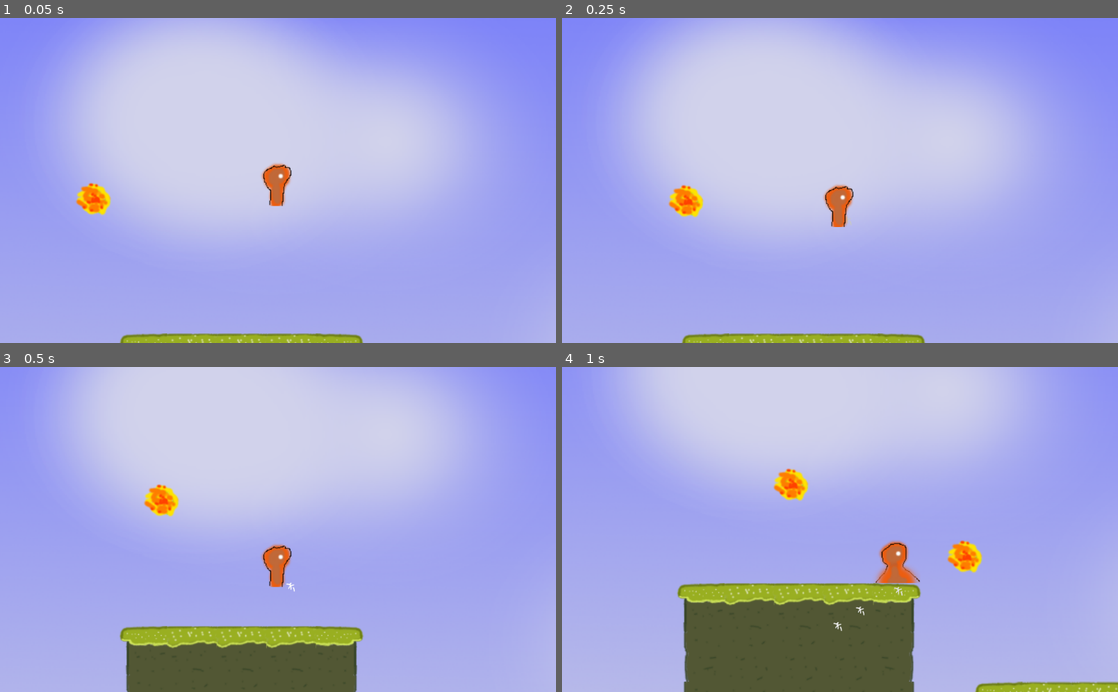
Above: before the commit, frames 1-4 (two rows, left to right).
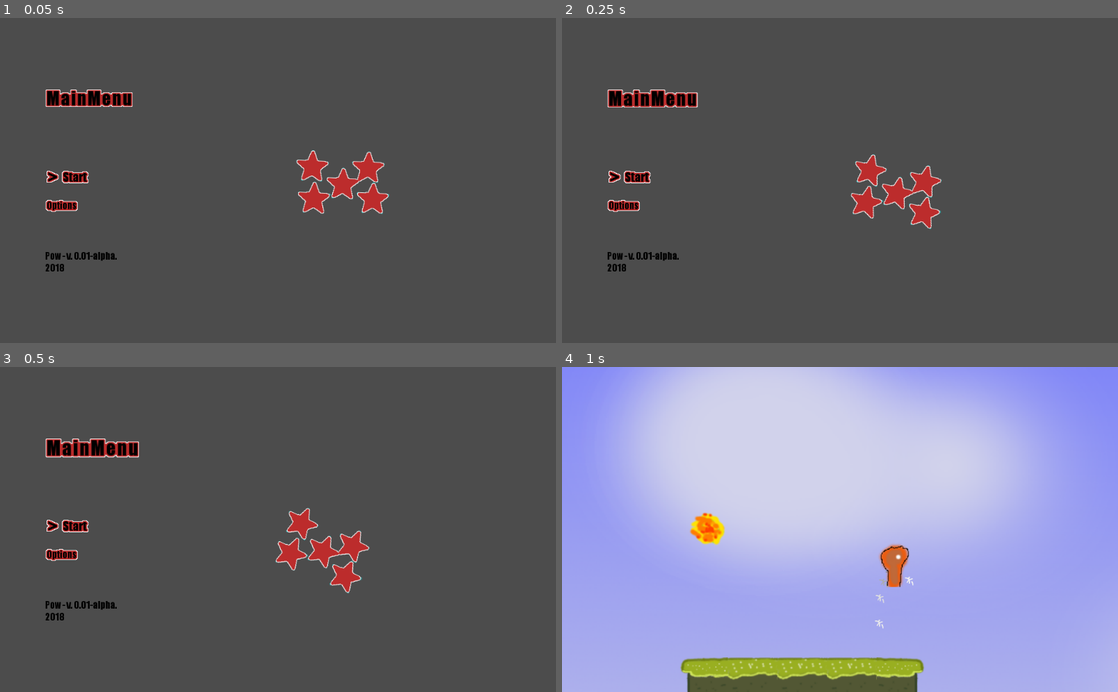
Above: after the commit, the same moments.

Repository: theatischbein/Pow
Game: Godot game, scene res://scene/MainMenu.tscn
The game is run twice, just before and just after one commit, with the same random seed, the same clock (stepped at 60 frames per second) and the same inputs. Before the commit the project starts from res://scene/Level.tscn.
Inputs:
- Up to frame 1 (0.05 s): no input
- Up to frame 2 (0.25 s): no input
- Up to frame 3 (0.5 s): no input
- Up to frame 4 (1 s): tap Enter (ui_accept) at 0.5 s; hold Right (ui_right) from 0.53 s (still down); hold Enter (ui_accept) from 0.53 s (still down)

The runs differ from the first frame. In frame 1, 100% of the frame differs, in the area x 0-100%, y 0-100%; in frame 2, 100%; in frame 3, 95%; in frame 4, 31%.

Commit message:
Fix & Activate MainMenu

Diff:
--- a/project.godot
+++ b/project.godot
@@ -11,7 +11,7 @@
 [application]
 
 config/name="pow"
-run/main_scene="res://scene/Level.tscn"
+run/main_scene="res://scene/MainMenu.tscn"
 config/icon="res://icon.png"
 
 [rendering]
--- a/scene/Level.tscn
+++ b/scene/Level.tscn
@@ -6,7 +6,7 @@
 [ext_resource path="res://scene/player.tscn" type="PackedScene" id=4]
 [ext_resource path="res://scene/Fireball.tscn" type="PackedScene" id=5]
 
-[node name="Node2D" type="Node2D" index="0"]
+[node name="Node2D" type="Node2D"]
 
 script = ExtResource( 1 )
 
@@ -44,6 +44,7 @@
 
 position = Vector2( 79.0468, 186.555 )
 Fireball = ExtResource( 5 )
+last_dir = 1
 
 [node name="Fireball" parent="." index="3" instance=ExtResource( 5 )]
 
--- a/scene/Main.tscn
+++ /dev/null
@@ -1,243 +0,0 @@
-[gd_scene load_steps=8 format=2]
-
-[ext_resource path="res://asset/mainmenu.png" type="Texture" id=1]
-[ext_resource path="res://scripts/Title.gd" type="Script" id=2]
-[ext_resource path="res://asset/start.png" type="Texture" id=3]
-[ext_resource path="res://asset/options.png" type="Texture" id=4]
-[ext_resource path="res://asset/credits.png" type="Texture" id=5]
-[ext_resource path="res://asset/ilu.png" type="Texture" id=6]
-[ext_resource path="res://scripts/Ilustration.gd" type="Script" id=7]
-
-
-
-[node name="MarginContainer" type="MarginContainer"]
-
-anchor_left = 0.0
-anchor_top = 0.0
-anchor_right = 1.0
-anchor_bottom = 1.0
-rect_pivot_offset = Vector2( 0, 0 )
-rect_clip_content = false
-mouse_filter = 0
-mouse_default_cursor_shape = 0
-size_flags_horizontal = 1
-size_flags_vertical = 1
-
-[node name="HBoxContainer" type="HBoxContainer" parent="." index="0"]
-
-anchor_left = 0.0
-anchor_top = 0.0
-anchor_right = 0.0
-anchor_bottom = 0.0
-margin_left = 8.0
-margin_right = 1024.0
-margin_bottom = 600.0
-rect_pivot_offset = Vector2( 0, 0 )
-rect_clip_content = false
-mouse_filter = 1
-mouse_default_cursor_shape = 0
-size_flags_horizontal = 1
-size_flags_vertical = 1
-alignment = 0
-
-[node name="MarginContainer" type="MarginContainer" parent="HBoxContainer" index="0"]
-
-anchor_left = 0.0
-anchor_top = 0.0
-anchor_right = 0.0
-anchor_bottom = 0.0
-margin_right = 80.0
-margin_bottom = 600.0
-rect_min_size = Vector2( 80, 0 )
-rect_pivot_offset = Vector2( 0, 0 )
-rect_clip_content = false
-mouse_filter = 0
-mouse_default_cursor_shape = 0
-size_flags_horizontal = 1
-size_flags_vertical = 1
-_sections_unfolded = [ "Anchor", "Margin", "Rect" ]
-
-[node name="VBoxContainer" type="VBoxContainer" parent="HBoxContainer" index="1"]
-
-anchor_left = 0.0
-anchor_top = 0.0
-anchor_right = 0.0
-anchor_bottom = 0.0
-margin_left = 84.0
-margin_right = 243.0
-margin_bottom = 600.0
-rect_pivot_offset = Vector2( 0, 0 )
-rect_clip_content = false
-mouse_filter = 1
-mouse_default_cursor_shape = 0
-size_flags_horizontal = 1
-size_flags_vertical = 1
-custom_constants/separation = 32
-alignment = 1
-_sections_unfolded = [ "Grow Direction", "Margin", "custom_constants" ]
-
-[node name="MarginContainer" type="MarginContainer" parent="HBoxContainer/VBoxContainer" index="0"]
-
-anchor_left = 0.0
-anchor_top = 0.0
-anchor_right = 0.0
-anchor_bottom = 0.0
-margin_right = 159.0
-margin_bottom = 100.0
-rect_min_size = Vector2( 0, 100 )
-rect_pivot_offset = Vector2( 0, 0 )
-rect_clip_content = false
-mouse_filter = 0
-mouse_default_cursor_shape = 0
-size_flags_horizontal = 1
-size_flags_vertical = 1
-_sections_unfolded = [ "Rect" ]
-
-[node name="Title" type="TextureRect" parent="HBoxContainer/VBoxContainer" index="1"]
-
-anchor_left = 0.0
-anchor_top = 0.0
-anchor_right = 0.0
-anchor_bottom = 0.0
-margin_top = 132.0
-margin_right = 159.0
-margin_bottom = 164.0
-rect_pivot_offset = Vector2( 0, 0 )
-rect_clip_content = false
-mouse_filter = 1
-mouse_default_cursor_shape = 0
-size_flags_horizontal = 1
-size_flags_vertical = 2
-texture = ExtResource( 1 )
-stretch_mode = 0
-script = ExtResource( 2 )
-_sections_unfolded = [ "Anchor", "Focus", "Grow Direction", "Hint", "Margin", "Material", "Mouse", "Pause", "Rect", "Size Flags", "Theme", "Visibility" ]
-
-[node name="Menu" type="VBoxContainer" parent="HBoxContainer/VBoxContainer" index="2"]
-
-anchor_left = 0.0
-anchor_top = 0.0
-anchor_right = 0.0
-anchor_bottom = 0.0
-margin_top = 282.0
-margin_right = 159.0
-margin_bottom = 358.0
-rect_pivot_offset = Vector2( 0, 0 )
-rect_clip_content = false
-mouse_filter = 1
-mouse_default_cursor_shape = 0
-size_flags_horizontal = 1
-size_flags_vertical = 2
-custom_constants/separation = 31
-alignment = 1
-_sections_unfolded = [ "Anchor", "Focus", "Grow Direction", "Hint", "Margin", "Material", "Mouse", "Pause", "Rect", "Size Flags", "Theme", "Visibility", "custom_constants" ]
-
-[node name="Start" type="TextureRect" parent="HBoxContainer/VBoxContainer/Menu" index="0"]
-
-anchor_left = 0.0
-anchor_top = 0.0
-anchor_right = 0.0
-anchor_bottom = 0.0
-margin_right = 159.0
-margin_bottom = 23.0
-rect_pivot_offset = Vector2( 0, 0 )
-rect_clip_content = false
-mouse_filter = 1
-mouse_default_cursor_shape = 0
-size_flags_horizontal = 1
-size_flags_vertical = 1
-texture = ExtResource( 3 )
-stretch_mode = 0
-
-[node name="Options" type="TextureRect" parent="HBoxContainer/VBoxContainer/Menu" index="1"]
-
-anchor_left = 0.0
-anchor_top = 0.0
-anchor_right = 0.0
-anchor_bottom = 0.0
-margin_top = 54.0
-margin_right = 159.0
-margin_bottom = 76.0
-rect_pivot_offset = Vector2( 0, 0 )
-rect_clip_content = false
-mouse_filter = 1
-mouse_default_cursor_shape = 0
-size_flags_horizontal = 1
-size_flags_vertical = 1
-texture = ExtResource( 4 )
-stretch_mode = 0
-
-[node name="Credits" type="TextureRect" parent="HBoxContainer/VBoxContainer" index="3"]
-
-anchor_left = 0.0
-anchor_top = 0.0
-anchor_right = 0.0
-anchor_bottom = 0.0
-margin_top = 432.0
-margin_right = 159.0
-margin_bottom = 468.0
-rect_pivot_offset = Vector2( 0, 0 )
-rect_clip_content = false
-mouse_filter = 1
-mouse_default_cursor_shape = 0
-size_flags_horizontal = 1
-size_flags_vertical = 1
-texture = ExtResource( 5 )
-stretch_mode = 0
-
-[node name="MarginContainer2" type="MarginContainer" parent="HBoxContainer/VBoxContainer" index="4"]
-
-anchor_left = 0.0
-anchor_top = 0.0
-anchor_right = 0.0
-anchor_bottom = 0.0
-margin_top = 500.0
-margin_right = 159.0
-margin_bottom = 600.0
-rect_min_size = Vector2( 0, 100 )
-rect_pivot_offset = Vector2( 0, 0 )
-rect_clip_content = false
-mouse_filter = 0
-mouse_default_cursor_shape = 0
-size_flags_horizontal = 1
-size_flags_vertical = 1
-_sections_unfolded = [ "Rect" ]
-
-[node name="CenterContainer" type="CenterContainer" parent="HBoxContainer" index="2"]
-
-anchor_left = 0.0
-anchor_top = 0.0
-anchor_right = 0.0
-anchor_bottom = 0.0
-margin_left = 247.0
-margin_right = 1016.0
-margin_bottom = 600.0
-rect_pivot_offset = Vector2( 0, 0 )
-rect_clip_content = false
-mouse_filter = 0
-mouse_default_cursor_shape = 0
-size_flags_horizontal = 3
-size_flags_vertical = 1
-use_top_left = false
-_sections_unfolded = [ "Size Flags" ]
-
-[node name="Ilustration" type="TextureRect" parent="HBoxContainer/CenterContainer" index="0"]
-
-anchor_left = 0.0
-anchor_top = 0.0
-anchor_right = 0.0
-anchor_bottom = 0.0
-margin_left = 280.0
-margin_top = 232.0
-margin_right = 488.0
-margin_bottom = 367.0
-rect_pivot_offset = Vector2( 0, 0 )
-rect_clip_content = false
-mouse_filter = 1
-mouse_default_cursor_shape = 0
-size_flags_horizontal = 1
-size_flags_vertical = 1
-texture = ExtResource( 6 )
-stretch_mode = 0
-script = ExtResource( 7 )
-_sections_unfolded = [ "Anchor", "Focus", "Grow Direction", "Hint", "Margin", "Material", "Mouse", "Pause", "Rect", "Size Flags", "Theme", "Visibility" ]
--- a/scene/MainMenu.tscn
+++ b/scene/MainMenu.tscn
@@ -1,110 +1,337 @@
-[gd_scene load_steps=2 format=2]
-
-[ext_resource path="res://asset/test.png" type="Texture" id=1]
-
-[node name="MainMenu" type="CanvasLayer" index="0"]
-
-layer = 1
-offset = Vector2( 0, 0 )
-rotation = 0.0
-scale = Vector2( 1, 1 )
-transform = Transform2D( 1, 0, 0, 1, 0, 0 )
-
-[node name="CenterContainer" type="CenterContainer" parent="." index="0"]
-
-anchor_left = 1.0
+[gd_scene load_steps=11 format=2]
+
+[ext_resource path="res://scripts/MainMenu.gd" type="Script" id=1]
+[ext_resource path="res://asset/mainmenu.png" type="Texture" id=2]
+[ext_resource path="res://scripts/Title.gd" type="Script" id=3]
+[ext_resource path="res://scripts/Menu.gd" type="Script" id=4]
+[ext_resource path="res://asset/selected.png" type="Texture" id=5]
+[ext_resource path="res://asset/start.png" type="Texture" id=6]
+[ext_resource path="res://asset/options.png" type="Texture" id=7]
+[ext_resource path="res://asset/credits.png" type="Texture" id=8]
+[ext_resource path="res://asset/ilu.png" type="Texture" id=9]
+[ext_resource path="res://scripts/Ilustration.gd" type="Script" id=10]
+
+
+[node name="MarginContainer" type="MarginContainer" index="0"]
+
+anchor_left = 0.0
 anchor_top = 0.0
 anchor_right = 1.0
 anchor_bottom = 1.0
-margin_left = -434.0
-rect_pivot_offset = Vector2( 0, 0 )
-rect_clip_content = false
-mouse_filter = 0
-mouse_default_cursor_shape = 0
-size_flags_horizontal = 1
+rect_pivot_offset = Vector2( 0, 0 )
+rect_clip_content = false
+mouse_filter = 0
+mouse_default_cursor_shape = 0
+size_flags_horizontal = 1
+size_flags_vertical = 1
+script = ExtResource( 1 )
+
+[node name="HBoxContainer" type="HBoxContainer" parent="." index="0"]
+
+anchor_left = 0.0
+anchor_top = 0.0
+anchor_right = 0.0
+anchor_bottom = 0.0
+margin_left = 8.0
+margin_right = 1024.0
+margin_bottom = 600.0
+rect_pivot_offset = Vector2( 0, 0 )
+rect_clip_content = false
+mouse_filter = 1
+mouse_default_cursor_shape = 0
+size_flags_horizontal = 1
+size_flags_vertical = 1
+alignment = 0
+
+[node name="MarginContainer" type="MarginContainer" parent="HBoxContainer" index="0"]
+
+anchor_left = 0.0
+anchor_top = 0.0
+anchor_right = 0.0
+anchor_bottom = 0.0
+margin_right = 80.0
+margin_bottom = 600.0
+rect_min_size = Vector2( 80, 0 )
+rect_pivot_offset = Vector2( 0, 0 )
+rect_clip_content = false
+mouse_filter = 0
+mouse_default_cursor_shape = 0
+size_flags_horizontal = 1
+size_flags_vertical = 1
+_sections_unfolded = [ "Anchor", "Margin", "Rect" ]
+
+[node name="VBoxContainer" type="VBoxContainer" parent="HBoxContainer" index="1"]
+
+anchor_left = 0.0
+anchor_top = 0.0
+anchor_right = 0.0
+anchor_bottom = 0.0
+margin_left = 84.0
+margin_right = 243.0
+margin_bottom = 600.0
+rect_pivot_offset = Vector2( 0, 0 )
+rect_clip_content = false
+mouse_filter = 1
+mouse_default_cursor_shape = 0
+size_flags_horizontal = 1
+size_flags_vertical = 1
+custom_constants/separation = 32
+alignment = 1
+_sections_unfolded = [ "Grow Direction", "Margin", "custom_constants" ]
+
+[node name="MarginContainer" type="MarginContainer" parent="HBoxContainer/VBoxContainer" index="0"]
+
+anchor_left = 0.0
+anchor_top = 0.0
+anchor_right = 0.0
+anchor_bottom = 0.0
+margin_right = 159.0
+margin_bottom = 100.0
+rect_min_size = Vector2( 0, 100 )
+rect_pivot_offset = Vector2( 0, 0 )
+rect_clip_content = false
+mouse_filter = 0
+mouse_default_cursor_shape = 0
+size_flags_horizontal = 1
+size_flags_vertical = 1
+_sections_unfolded = [ "Rect" ]
+
+[node name="Title" type="TextureRect" parent="HBoxContainer/VBoxContainer" index="1"]
+
+anchor_left = 0.0
+anchor_top = 0.0
+anchor_right = 0.0
+anchor_bottom = 0.0
+margin_top = 132.0
+margin_right = 159.0
+margin_bottom = 164.0
+rect_pivot_offset = Vector2( 0, 0 )
+rect_clip_content = false
+mouse_filter = 1
+mouse_default_cursor_shape = 0
+size_flags_horizontal = 1
+size_flags_vertical = 2
+texture = ExtResource( 2 )
+stretch_mode = 0
+script = ExtResource( 3 )
+_sections_unfolded = [ "Anchor", "Focus", "Grow Direction", "Hint", "Margin", "Material", "Mouse", "Pause", "Rect", "Size Flags", "Theme", "Visibility" ]
+
+[node name="Menu" type="VBoxContainer" parent="HBoxContainer/VBoxContainer" index="2"]
+
+anchor_left = 0.0
+anchor_top = 0.0
+anchor_right = 0.0
+anchor_bottom = 0.0
+margin_top = 282.0
+margin_right = 159.0
+margin_bottom = 358.0
+rect_pivot_offset = Vector2( 0, 0 )
+rect_clip_content = false
+mouse_filter = 1
+mouse_default_cursor_shape = 0
+size_flags_horizontal = 1
+size_flags_vertical = 2
+custom_constants/separation = 31
+alignment = 1
+script = ExtResource( 4 )
+_sections_unfolded = [ "Anchor", "Focus", "Grow Direction", "Hint", "Margin", "Material", "Mouse", "Pause", "Rect", "Size Flags", "Theme", "Visibility", "custom_constants" ]
+
+[node name="StartBox" type="HBoxContainer" parent="HBoxContainer/VBoxContainer/Menu" index="0"]
+
+anchor_left = 0.0
+anchor_top = 0.0
+anchor_right = 0.0
+anchor_bottom = 0.0
+margin_right = 159.0
+margin_bottom = 23.0
+rect_pivot_offset = Vector2( 0, 0 )
+rect_clip_content = false
+focus_next = NodePath("../SelectBox")
+focus_mode = 2
+mouse_filter = 1
+mouse_default_cursor_shape = 0
+size_flags_horizontal = 1
+size_flags_vertical = 1
+alignment = 0
+_sections_unfolded = [ "Focus" ]
+
+[node name="Selected" type="TextureRect" parent="HBoxContainer/VBoxContainer/Menu/StartBox" index="0"]
+
+anchor_left = 0.0
+anchor_top = 0.0
+anchor_right = 0.0
+anchor_bottom = 0.0
+margin_right = 26.0
+margin_bottom = 23.0
+rect_pivot_offset = Vector2( 0, 0 )
+rect_clip_content = false
+focus_next = NodePath("../Options")
+focus_previous = NodePath("../Options")
+mouse_filter = 1
+mouse_default_cursor_shape = 0
+size_flags_horizontal = 1
+size_flags_vertical = 1
+texture = ExtResource( 5 )
+stretch_mode = 0
+_sections_unfolded = [ "Focus", "Hint", "Material", "Rect", "Theme", "Visibility" ]
+
+[node name="Start2" type="TextureRect" parent="HBoxContainer/VBoxContainer/Menu/StartBox" index="1"]
+
+anchor_left = 0.0
+anchor_top = 0.0
+anchor_right = 0.0
+anchor_bottom = 0.0
+margin_left = 30.0
+margin_right = 79.0
+margin_bottom = 23.0
+rect_pivot_offset = Vector2( 0, 0 )
+rect_clip_content = false
+mouse_filter = 1
+mouse_default_cursor_shape = 0
+size_flags_horizontal = 1
+size_flags_vertical = 1
+texture = ExtResource( 6 )
+stretch_mode = 0
+_sections_unfolded = [ "Focus", "Hint", "Material", "Rect", "Theme", "Visibility" ]
+
+[node name="SelectBox" type="HBoxContainer" parent="HBoxContainer/VBoxContainer/Menu" index="1"]
+
+anchor_left = 0.0
+anchor_top = 0.0
+anchor_right = 0.0
+anchor_bottom = 0.0
+margin_top = 54.0
+margin_right = 159.0
+margin_bottom = 76.0
+rect_pivot_offset = Vector2( 0, 0 )
+rect_clip_content = false
+focus_previous = NodePath("../StartBox")
+focus_mode = 2
+mouse_filter = 1
+mouse_default_cursor_shape = 0
+size_flags_horizontal = 1
+size_flags_vertical = 1
+alignment = 0
+_sections_unfolded = [ "Focus" ]
+
+[node name="Selected" type="TextureRect" parent="HBoxContainer/VBoxContainer/Menu/SelectBox" index="0"]
+
+anchor_left = 0.0
+anchor_top = 0.0
+anchor_right = 0.0
+anchor_bottom = 0.0
+margin_right = 26.0
+margin_bottom = 22.0
+rect_pivot_offset = Vector2( 0, 0 )
+rect_clip_content = false
+focus_next = NodePath("../Start")
+focus_previous = NodePath("../Start")
+mouse_filter = 1
+mouse_default_cursor_shape = 0
+size_flags_horizontal = 1
+size_flags_vertical = 1
+texture = ExtResource( 5 )
+stretch_mode = 0
+_sections_unfolded = [ "Focus" ]
+
+[node name="Options2" type="TextureRect" parent="HBoxContainer/VBoxContainer/Menu/SelectBox" index="1"]
+
+anchor_left = 0.0
+anchor_top = 0.0
+anchor_right = 0.0
+anchor_bottom = 0.0
+margin_left = 30.0
+margin_right = 89.0
+margin_bottom = 22.0
+rect_pivot_offset = Vector2( 0, 0 )
+rect_clip_content = false
+mouse_filter = 1
+mouse_default_cursor_shape = 0
+size_flags_horizontal = 1
+size_flags_vertical = 1
+texture = ExtResource( 7 )
+stretch_mode = 0
+_sections_unfolded = [ "Focus" ]
+
+[node name="Credits" type="TextureRect" parent="HBoxContainer/VBoxContainer" index="3"]
+
+anchor_left = 0.0
+anchor_top = 0.0
+anchor_right = 0.0
+anchor_bottom = 0.0
+margin_top = 432.0
+margin_right = 159.0
+margin_bottom = 468.0
+rect_pivot_offset = Vector2( 0, 0 )
+rect_clip_content = false
+mouse_filter = 1
+mouse_default_cursor_shape = 0
+size_flags_horizontal = 1
+size_flags_vertical = 1
+texture = ExtResource( 8 )
+stretch_mode = 0
+
+[node name="MarginContainer2" type="MarginContainer" parent="HBoxContainer/VBoxContainer" index="4"]
+
+anchor_left = 0.0
+anchor_top = 0.0
+anchor_right = 0.0
+anchor_bottom = 0.0
+margin_top = 500.0
+margin_right = 159.0
+margin_bottom = 600.0
+rect_min_size = Vector2( 0, 100 )
+rect_pivot_offset = Vector2( 0, 0 )
+rect_clip_content = false
+mouse_filter = 0
+mouse_default_cursor_shape = 0
+size_flags_horizontal = 1
+size_flags_vertical = 1
+_sections_unfolded = [ "Rect" ]
+
+[node name="CenterContainer" type="CenterContainer" parent="HBoxContainer" index="2"]
+
+anchor_left = 0.0
+anchor_top = 0.0
+anchor_right = 0.0
+anchor_bottom = 0.0
+margin_left = 247.0
+margin_right = 1016.0
+margin_bottom = 600.0
+rect_pivot_offset = Vector2( 0, 0 )
+rect_clip_content = false
+mouse_filter = 0
+mouse_default_cursor_shape = 0
+size_flags_horizontal = 3
 size_flags_vertical = 1
 use_top_left = false
-
-[node name="MarginContainer" type="MarginContainer" parent="." index="1"]
-
-anchor_left = 0.0
-anchor_top = 0.0
-anchor_right = 0.0
-anchor_bottom = 0.0
-margin_right = 540.0
-margin_bottom = 170.0
-rect_pivot_offset = Vector2( 0, 0 )
-rect_clip_content = false
-mouse_filter = 0
-mouse_default_cursor_shape = 0
-size_flags_horizontal = 1
-size_flags_vertical = 1
-
-[node name="TextureRect" type="TextureRect" parent="MarginContainer" index="0"]
-
-anchor_left = 0.0
-anchor_top = 0.0
-anchor_right = 0.0
-anchor_bottom = 0.0
-margin_left = 10.0
-margin_right = 600.0
-margin_bottom = 180.0
-rect_pivot_offset = Vector2( 0, 0 )
-rect_clip_content = false
-mouse_filter = 1
-mouse_default_cursor_shape = 0
-size_flags_horizontal = 1
-size_flags_vertical = 1
-texture = ExtResource( 1 )
-expand = true
-stretch_mode = 0
-_sections_unfolded = [ "Grow Direction", "Margin" ]
-
-[node name="MarginContainer2" type="MarginContainer" parent="." index="2"]
-
-anchor_left = 0.0
-anchor_top = 0.0
-anchor_right = 0.0
-anchor_bottom = 0.0
-margin_top = 140.0
-margin_right = 590.0
-margin_bottom = 210.0
-rect_pivot_offset = Vector2( 0, 0 )
-rect_clip_content = false
-mouse_filter = 0
-mouse_default_cursor_shape = 0
-size_flags_horizontal = 1
-size_flags_vertical = 1
-
-[node name="MarginContainer3" type="MarginContainer" parent="." index="3"]
-
-anchor_left = 0.0
-anchor_top = 0.0
-anchor_right = 0.0
-anchor_bottom = 0.0
-margin_top = 210.0
-margin_right = 590.0
-margin_bottom = 280.0
-rect_pivot_offset = Vector2( 0, 0 )
-rect_clip_content = false
-mouse_filter = 0
-mouse_default_cursor_shape = 0
-size_flags_horizontal = 1
-size_flags_vertical = 1
-
-[node name="MarginContainer4" type="MarginContainer" parent="." index="4"]
-
-anchor_left = 0.0
-anchor_top = 0.0
-anchor_right = 0.0
-anchor_bottom = 0.0
-margin_top = 490.0
-margin_right = 590.0
-margin_bottom = 600.0
-rect_pivot_offset = Vector2( 0, 0 )
-rect_clip_content = false
-mouse_filter = 0
-mouse_default_cursor_shape = 0
-size_flags_horizontal = 1
-size_flags_vertical = 1
-_sections_unfolded = [ "Rect" ]
+_sections_unfolded = [ "Size Flags" ]
+
+[node name="Ilustration" type="TextureRect" parent="HBoxContainer/CenterContainer" index="0"]
+
+anchor_left = 0.0
+anchor_top = 0.0
+anchor_right = 0.0
+anchor_bottom = 0.0
+margin_left = 280.0
+margin_top = 232.0
+margin_right = 488.0
+margin_bottom = 367.0
+rect_pivot_offset = Vector2( 0, 0 )
+rect_clip_content = false
+mouse_filter = 1
+mouse_default_cursor_shape = 0
+size_flags_horizontal = 1
+size_flags_vertical = 1
+texture = ExtResource( 9 )
+stretch_mode = 0
+script = ExtResource( 10 )
+_sections_unfolded = [ "Anchor", "Focus", "Grow Direction", "Hint", "Margin", "Material", "Mouse", "Pause", "Rect", "Size Flags", "Theme", "Visibility" ]
+
+[connection signal="focus_entered" from="HBoxContainer/VBoxContainer/Menu/StartBox" to="HBoxContainer/VBoxContainer/Menu" method="_on_StartBox_focus_entered"]
+
+[connection signal="focus_exited" from="HBoxContainer/VBoxContainer/Menu/StartBox" to="HBoxContainer/VBoxContainer/Menu" method="_on_StartBox_focus_exited"]
+
+[connection signal="focus_entered" from="HBoxContainer/VBoxContainer/Menu/SelectBox" to="HBoxContainer/VBoxContainer/Menu" method="_on_SelectBox_focus_entered"]
+
+[connection signal="focus_exited" from="HBoxContainer/VBoxContainer/Menu/SelectBox" to="HBoxContainer/VBoxContainer/Menu" method="_on_SelectBox_focus_exited"]
--- /dev/null
+++ b/scripts/MainMenu.gd
@@ -0,0 +1,27 @@
+extends MarginContainer
+
+var index = 0
+
+func _ready():
+	next()
+
+func _process(delta):
+	if (Input.is_action_just_pressed("ui_up")):
+		next()
+	if (Input.is_action_just_pressed("ui_down")):
+		next()
+	if (Input.is_action_just_released("ui_accept")):
+		if (index == 1):
+			get_tree().change_scene("res://scene/Level.tscn")
+		elif (index == 0):
+			pass
+
+func next():
+	if (index == 0):
+		$HBoxContainer/VBoxContainer/Menu/SelectBox/Selected.hide()
+		$HBoxContainer/VBoxContainer/Menu/StartBox/Selected.show()
+		index = 1
+	elif (index == 1):
+		$HBoxContainer/VBoxContainer/Menu/SelectBox/Selected.show()
+		$HBoxContainer/VBoxContainer/Menu/StartBox/Selected.hide()
+		index = 0
--- /dev/null
+++ b/scripts/Menu.gd
@@ -0,0 +1,30 @@
+extends VBoxContainer
+
+# class member variables go here, for example:
+# var a = 2
+# var b = "textvar"
+
+func _ready():
+	# Called every time the node is added to the scene.
+	# Initialization here
+	pass
+
+#func _process(delta):
+#	# Called every frame. Delta is time since last frame.
+#	# Update game logic here.
+#	pass
+
+
+
+
+func _on_SelectBox_focus_exited():
+	$SelectBox.hide()
+
+func _on_StartBox_focus_exited():
+	$SelectBox.hide()
+
+func _on_StartBox_focus_entered():
+	$StartBox.show()
+
+func _on_SelectBox_focus_entered():
+	$SelectBox.show()
--- a/scripts/player.gd
+++ b/scripts/player.gd
@@ -9,17 +9,21 @@
 const POWER_MAX = 800
 const POWER_MIN = 250
 
-export var last_dir = DIR.LEFT
+export var last_dir = DIR.RIGHT
 var force = Vector2()
-var direction_force = Vector2(0,0)
-var acc = 1000
-var max_move = 200
-var max_jump = 400
-var power = 250
+var direction_force = Vector2()
+var acc
+var max_move
+var max_jump
+var power
 
 
 func _ready():
-	pass
+	direction_force = Vector2(0,0)
+	acc = 1000
+	max_move = 200
+	max_jump = 400
+	power = 250
 
 func _process(delta):
 	if (Input.is_action_pressed("ui_left")) :
Binary file added: asset/selected.png
Not shown, added: asset/selected.png.import
